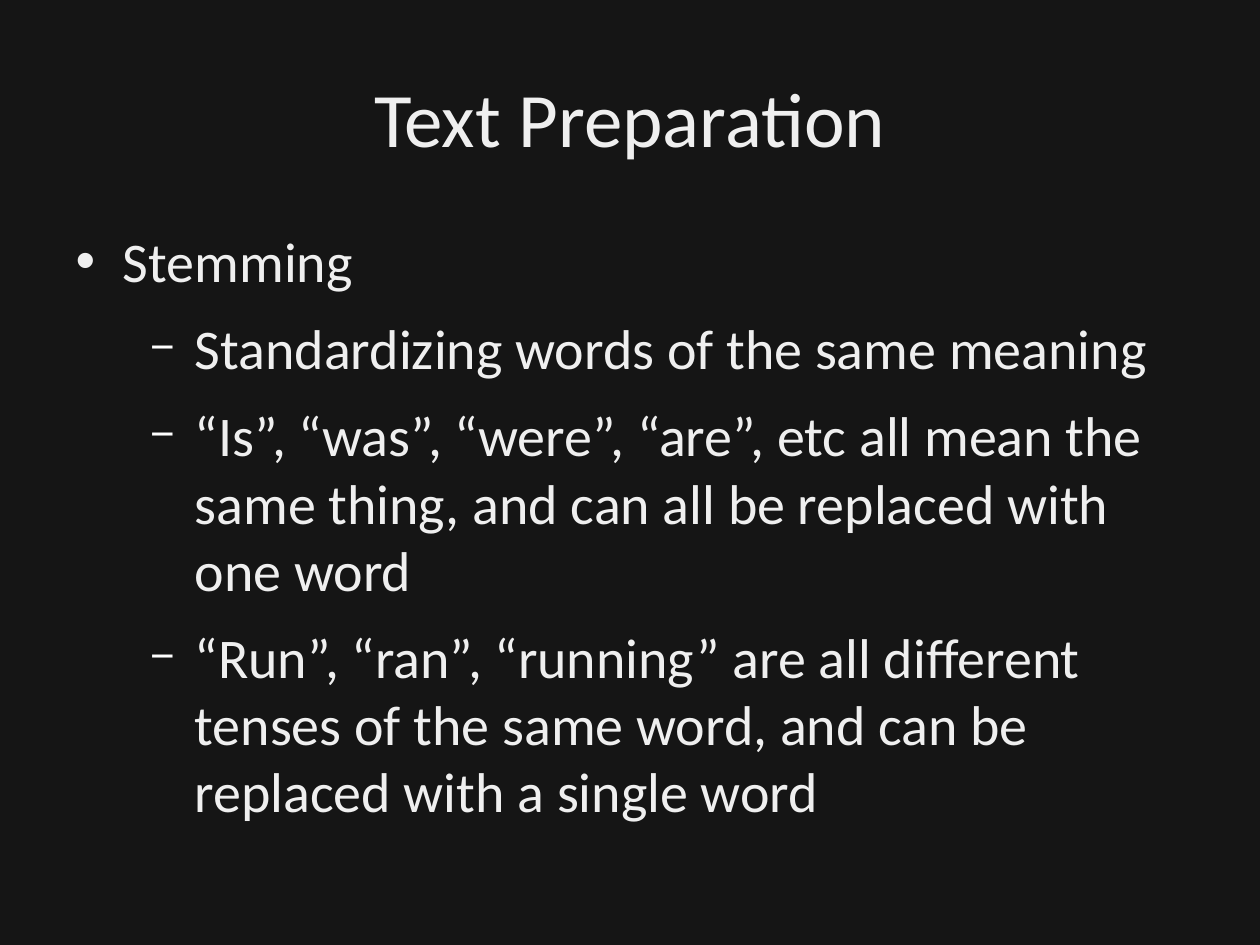
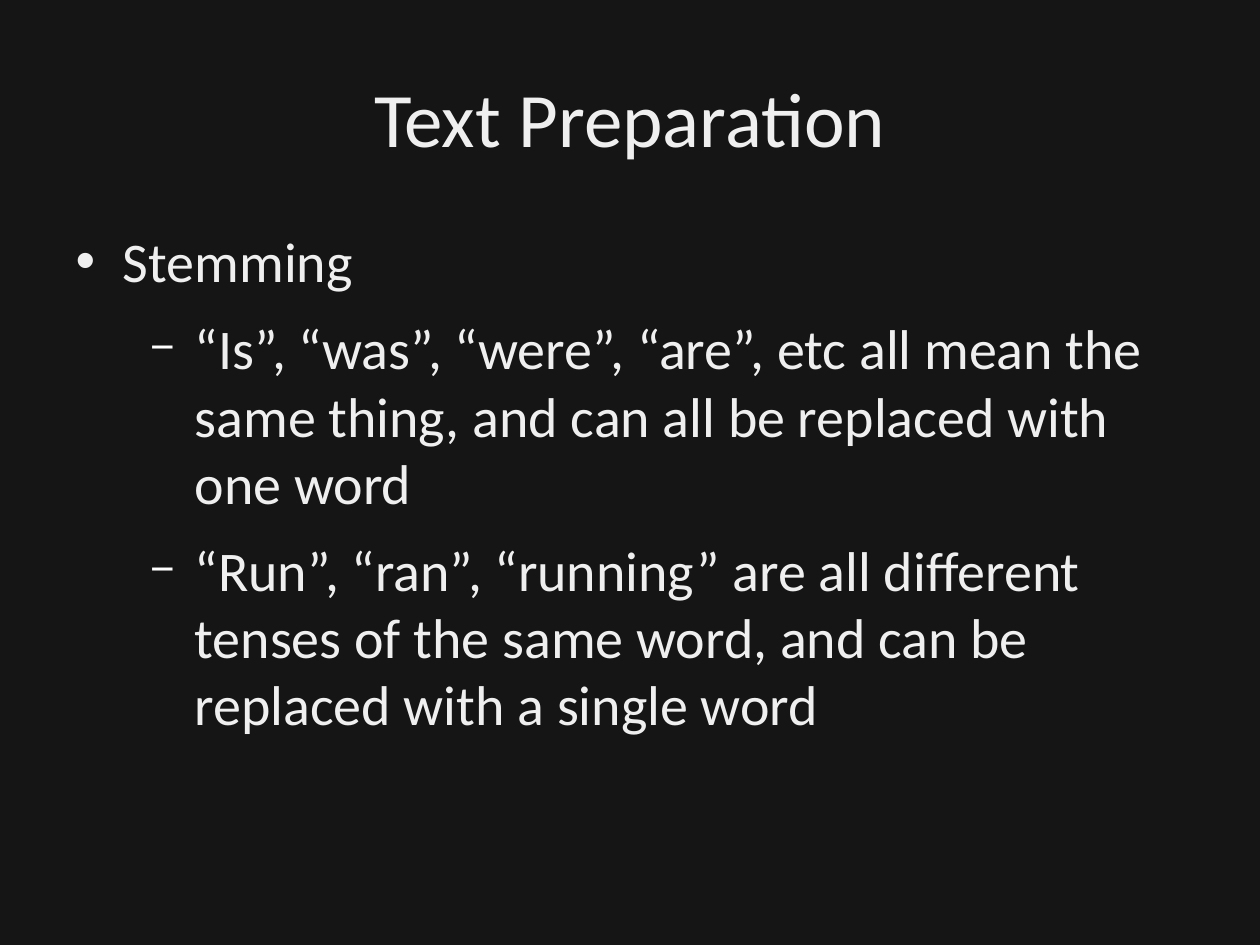
Before and after one commit to dbowmans46/PracticalProgramming, a slide deck: slide 36 of Session 7 - Python/Instructional Material/Session 7 - Python Brief Intro to NLP.odp (slide 25 before the commit). Drawn at 1260x945 pixels with LibreOffice and Linux fonts; fonts in the diff are those of the drawing; background and template pictures are left out; a plain dark background stands for a picture behind light text. Boxes give left, top, right and bottom in pixels: in the first picture for what was removed or moved away, otherwise in the second. Text is boxed around its words. In the diff, an @@ line names an element or a change of style, - is before the commit and + after.

```diff
--- a/Session 7 - Python/Instructional Material/Session 7 - Python Brief Intro to NLP.odp
+++ b/Session 7 - Python/Instructional Material/Session 7 - Python Brief Intro to NLP.odp
@@ text at [195, 330, 1146, 379]: paragraph removed @@
-  − Standardizing words of the same meaning
```
Also in this commit, not shown: 7 other slides changed, 6 slides added.
